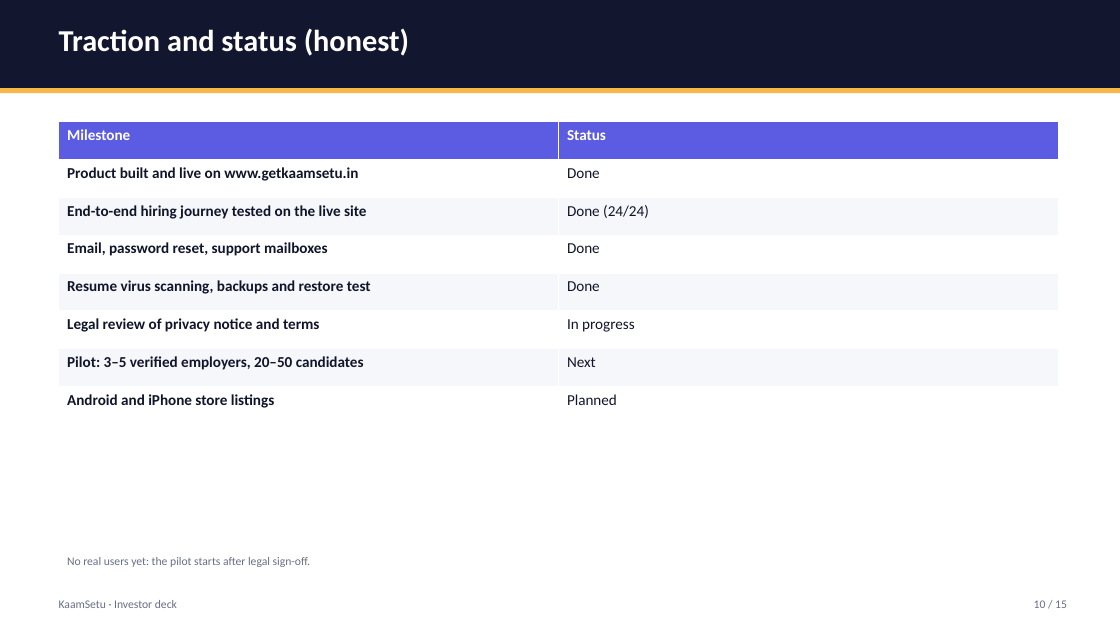
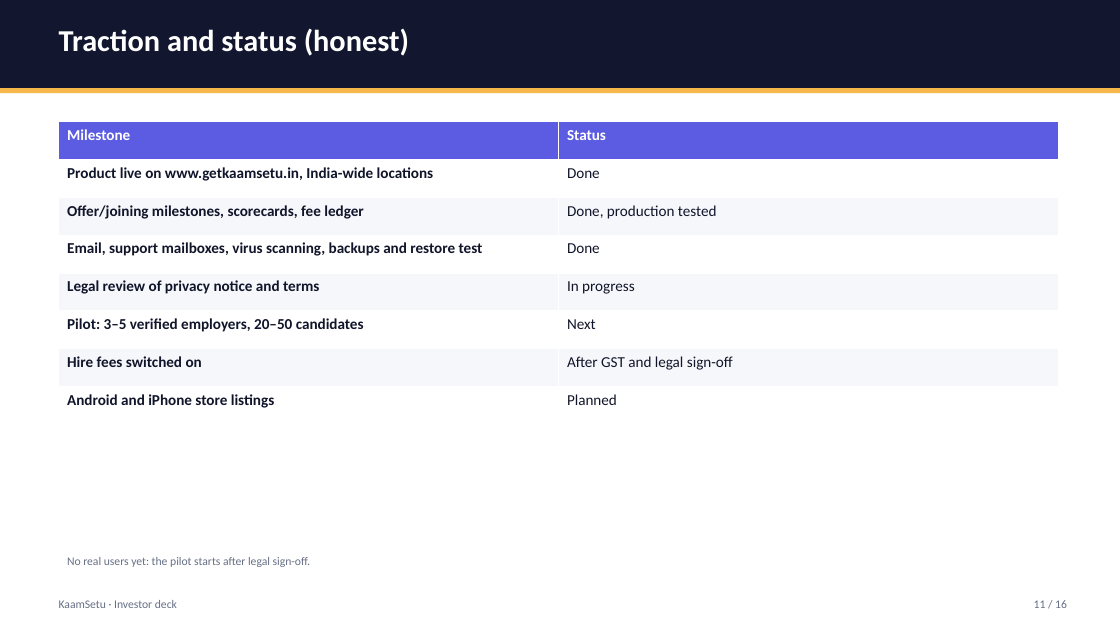
Before and after one commit to Rish866/KaamSetu, a slide deck: slide 11 of docs/decks/KaamSetu-Investor-Deck.pptx (slide 10 before the commit). Drawn at 1120x630 pixels with LibreOffice and Linux fonts; fonts in the diff are those of the drawing. Boxes give left, top, right and bottom in pixels: in the first picture for what was removed or moved away, otherwise in the second. Text is boxed around its words. In the diff, an @@ line names an element or a change of style, - is before the commit and + after.

Commit message:
docs: investor and technical decks v2 (India-wide, accountability engine, outcome-based fees, DPDP); refreshed screenshots

```diff
--- a/docs/decks/KaamSetu-Investor-Deck.pptx
+++ b/docs/decks/KaamSetu-Investor-Deck.pptx
@@ table at box(59, 122, 1059, 424) @@
-row 2: Product built and live on www.getkaamsetu.in | Done
-row 3: End-to-end hiring journey tested on the live site | Done (24/24)
-row 4: Email, password reset, support mailboxes | Done
-row 5: Resume virus scanning, backups and restore test | Done
+row 2: Product live on www.getkaamsetu.in, India-wide locations | Done
+row 3: Offer/joining milestones, scorecards, fee ledger | Done, production tested
+row 4: Email, support mailboxes, virus scanning, backups and restore test | Done
+row 7: Hire fees switched on | After GST and legal sign-off
@@ text at box(1034, 600, 1067, 608): text changed @@
-10 / 15
+11 / 16
```
Also in this commit, not shown: 13 other slides changed, 2 slides added, 1 slide removed, 15 other files.
